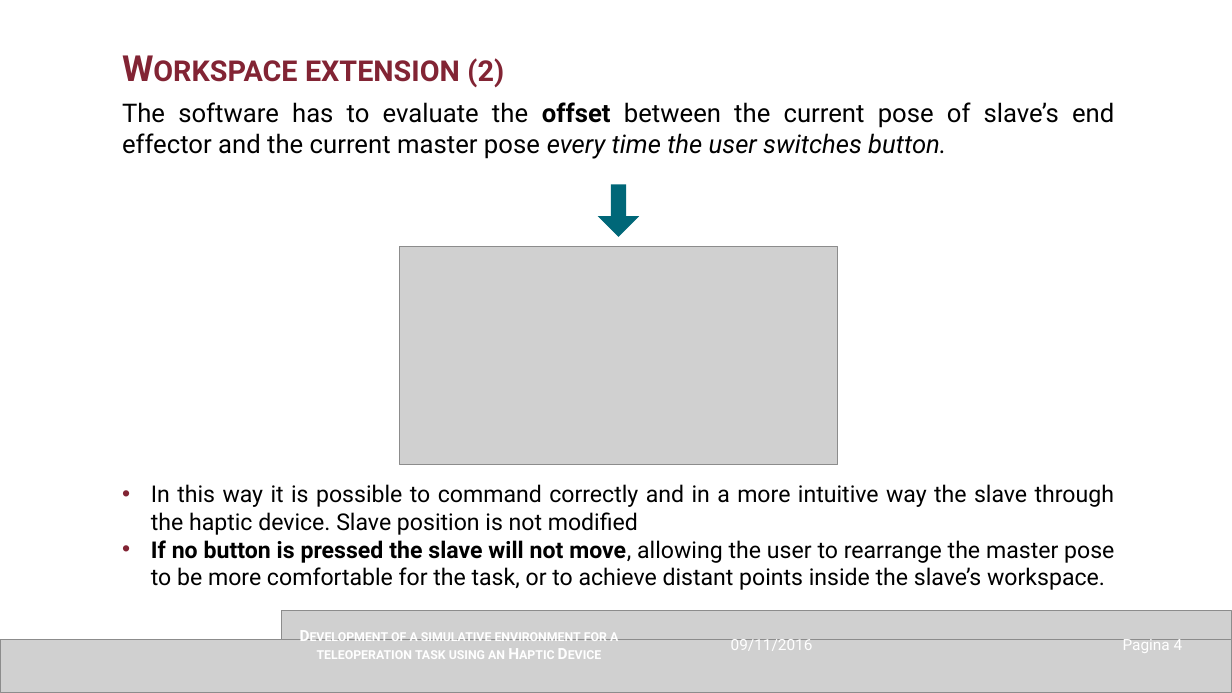
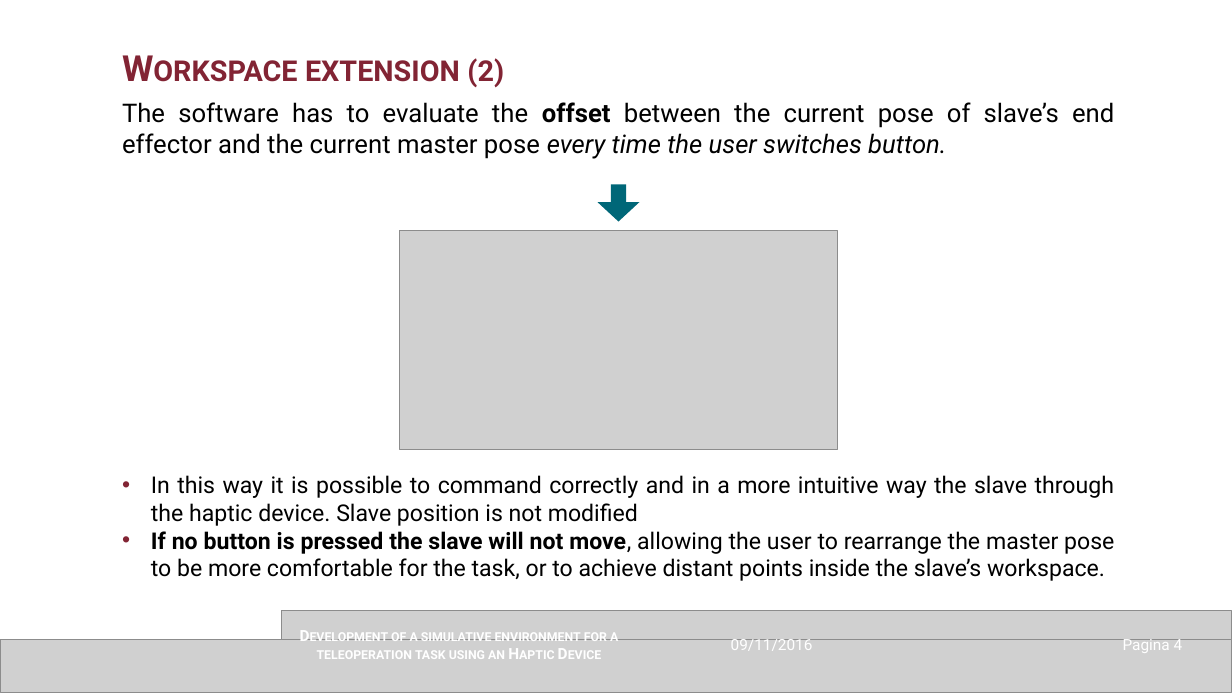
Before and after one commit to GianMassimiani/MEDROB2_VREP, a slide deck: slide 4 of 3_PPT/Presentazione_v1.1_IRVIN.pptx. Drawn at 1232x693 pixels with LibreOffice and Linux fonts; fonts in the diff are those of the drawing; grey boxes stand for pictures. Boxes give left, top, right and bottom in pixels: in the first picture for what was removed or moved away, otherwise in the second. Text is boxed around its words. In the diff, an @@ line names an element or a change of style, - is before the commit and + after.

```diff
--- a/3_PPT/Presentazione_v1.1_IRVIN.pptx
+++ b/3_PPT/Presentazione_v1.1_IRVIN.pptx
@@ down arrow: place and size @@
-down arrow at (600,185,639,236)
+down arrow at (600,185,639,221)
@@ picture: place and size @@
-picture at (399,247,838,465)
+picture at (399,231,838,449)
@@ text "In this way it is ...": place and size @@
-text "In this way it is ..." at (151,484,1114,590)
+text "In this way it is ..." at (151,475,1114,581)
```
Also in this commit, not shown: 3 other slides changed, 1 slide removed.
